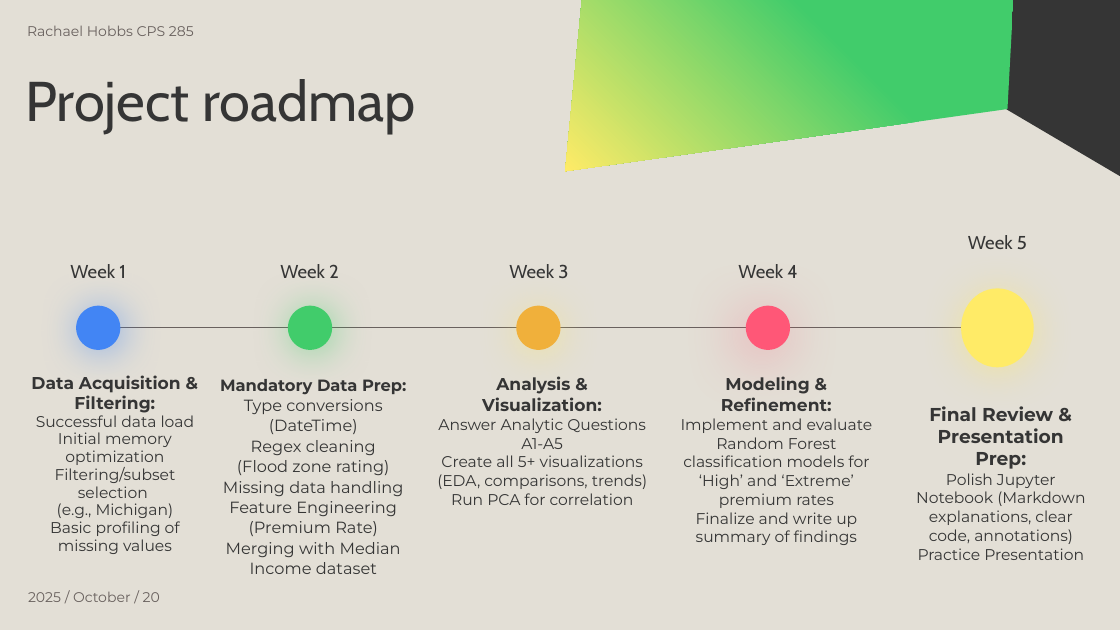
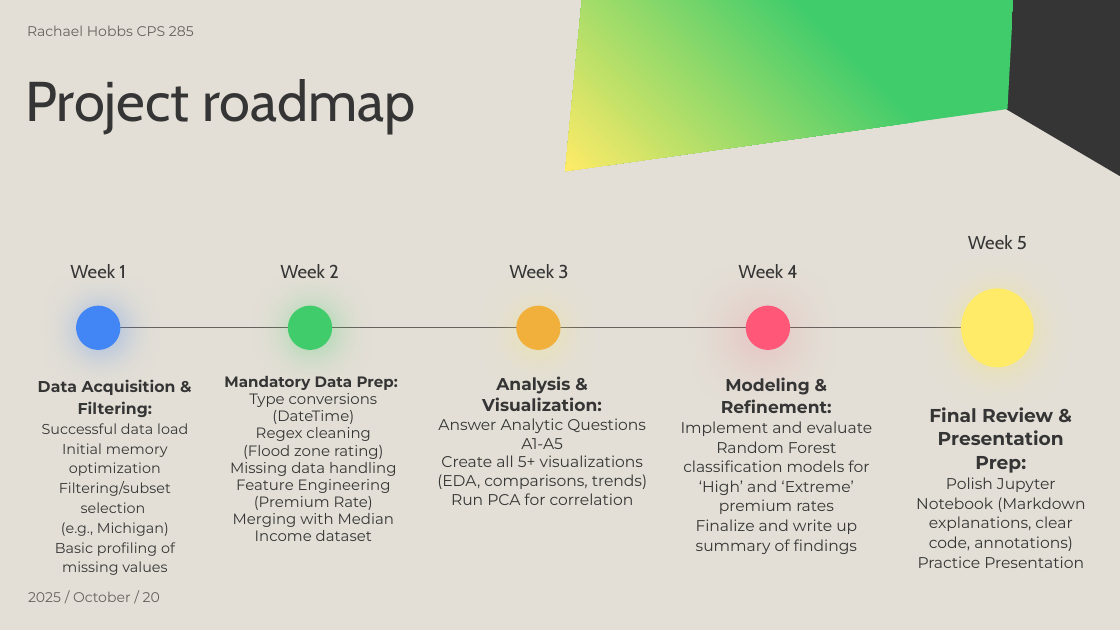
Before and after one commit to Lovjoy/FEMA_NFIP_Flood_Policies_Project, a slide deck: slide 9 of HobbsFEMA-NFIP-Flood-Proposal.pptx. Drawn at 1120x630 pixels with LibreOffice and Linux fonts; fonts in the diff are those of the drawing. Boxes give left, top, right and bottom in pixels: in the first picture for what was removed or moved away, otherwise in the second. Text is boxed around its words. In the diff, an @@ line names an element or a change of style, - is before the commit and + after.

```diff
--- a/HobbsFEMA-NFIP-Flood-Proposal.pptx
+++ b/HobbsFEMA-NFIP-Flood-Proposal.pptx
@@ text "Data Acquisition & Filtering:" at (38, 379, 188, 575): size 11 to 10.2 pt in "Data Acquisition & Filtering:"; size 10 to 9.2 pt in "Successful data load", "Initial memory optimization", "Filtering/subset selection", "(e.g., Michigan)" and 1 more places; line spacing 0.95 to 1.15 @@
@@ text "Mandatory Data Prep:" at (224, 376, 398, 541): size 10.5 to 9.7 pt in "Mandatory Data Prep:"; size 10.4 to 9.6 pt in "Type conversions (DateTime)", "Regex cleaning", "(Flood zone rating)", "Missing data handling" and 2 more places; line spacing 1.05 to 0.95 @@
@@ text "Modeling & Refinement:" at (681, 377, 873, 554): line spacing 1.15 to 1.05 @@
@@ text "Final Review & Presentation Prep:" at (916, 407, 1085, 568): line spacing 1.15 to 1.05 @@
```
Also in this commit, not shown: 1 other slide changed, 1 other file.
